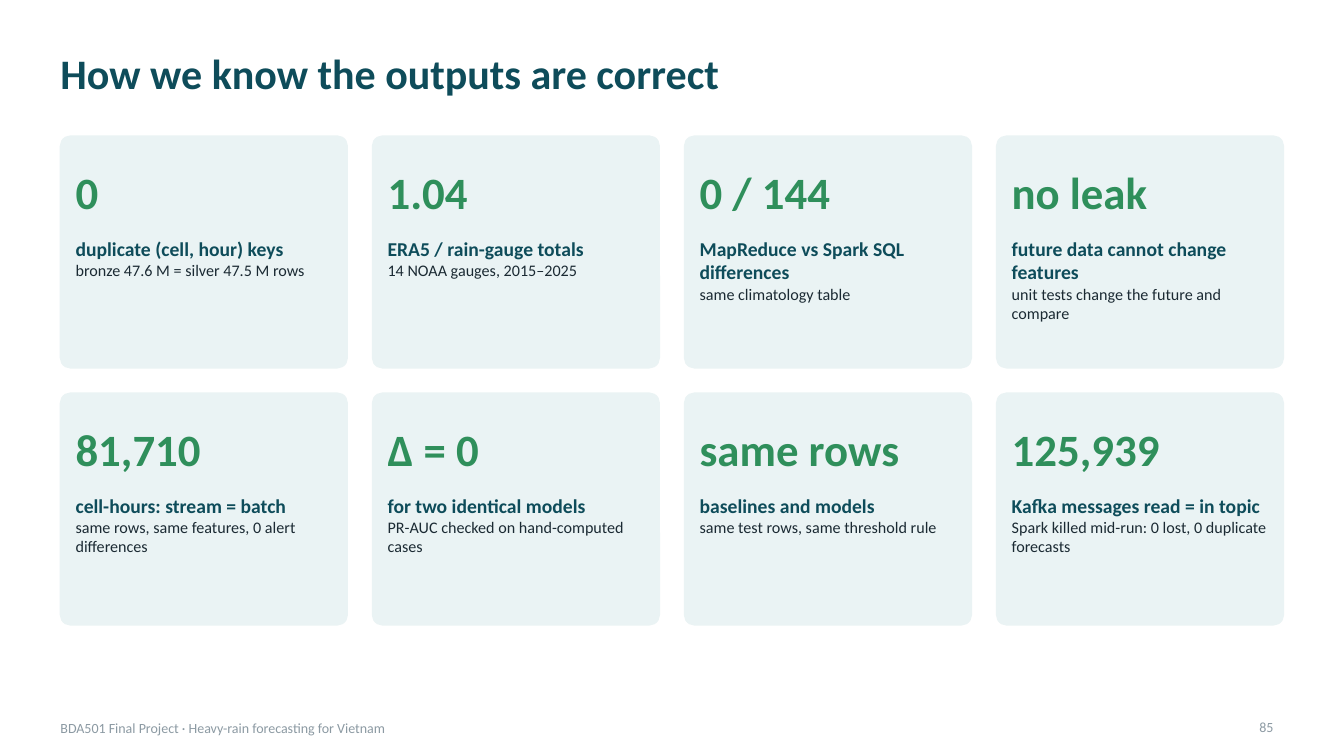
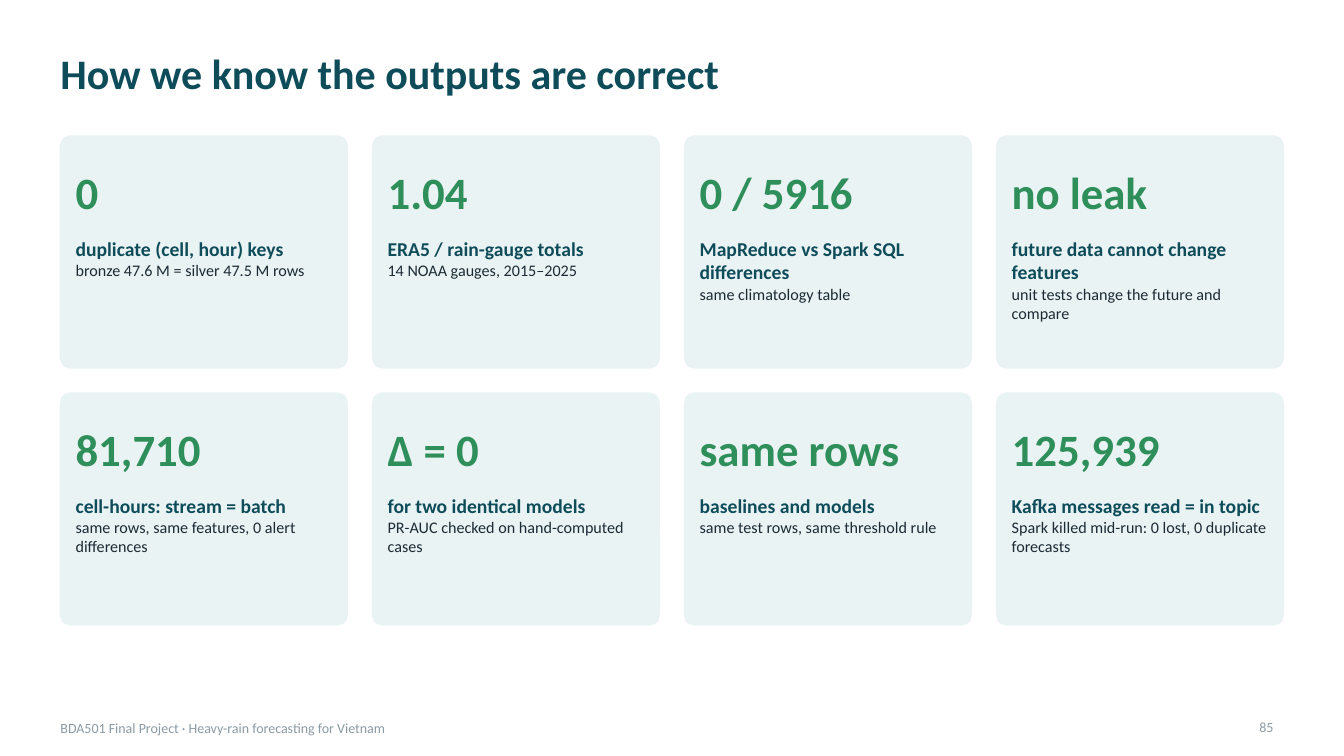
Before and after one commit to PhamLeTanThinh/BDA501_weather, a slide deck: slide 85 of deck/BDA501_Heavy_Rain_Forecast.pptx. Drawn at 1344x756 pixels with LibreOffice and Linux fonts; fonts in the diff are those of the drawing. Boxes give left, top, right and bottom in pixels: in the first picture for what was removed or moved away, otherwise in the second. Text is boxed around its words. In the diff, an @@ line names an element or a change of style, - is before the commit and + after.

```diff
--- a/deck/BDA501_Heavy_Rain_Forecast.pptx
+++ b/deck/BDA501_Heavy_Rain_Forecast.pptx
@@ text at <box>700,178,853,210</box>: text changed @@
-0 / 144
+0 / 5916
```
Also in this commit, not shown: 13 other slides changed, 38 other files.
